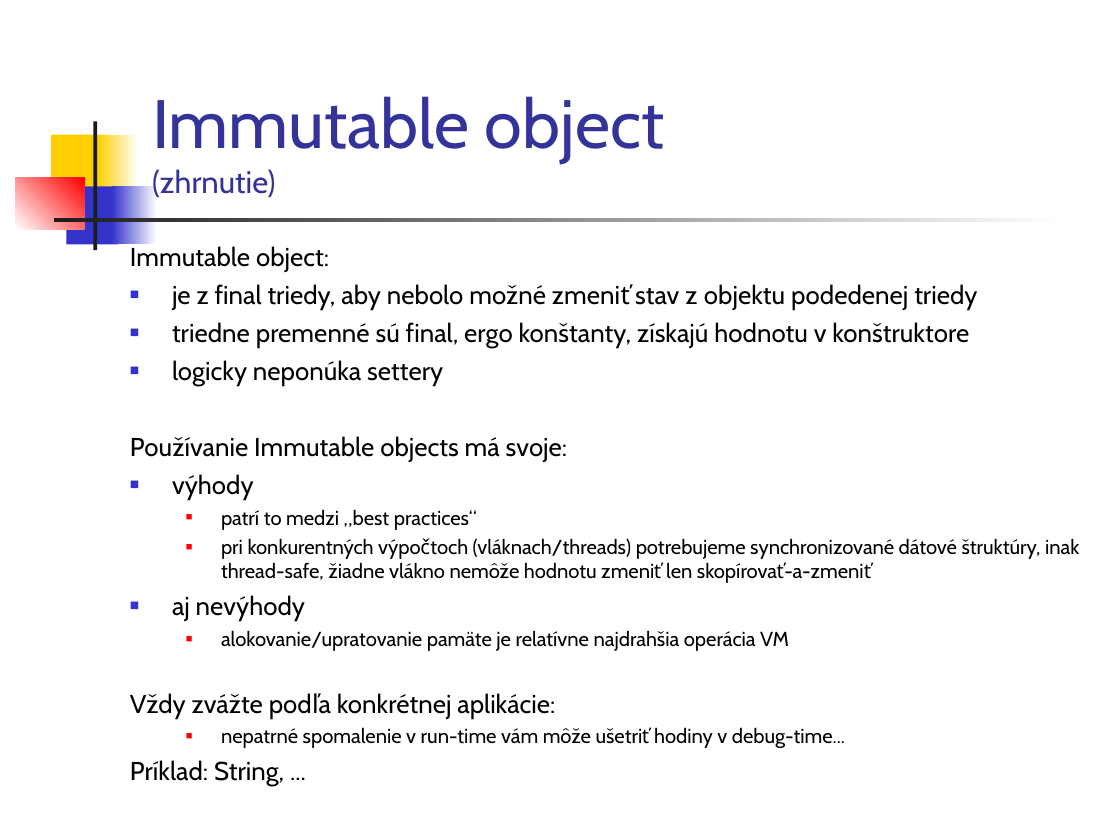
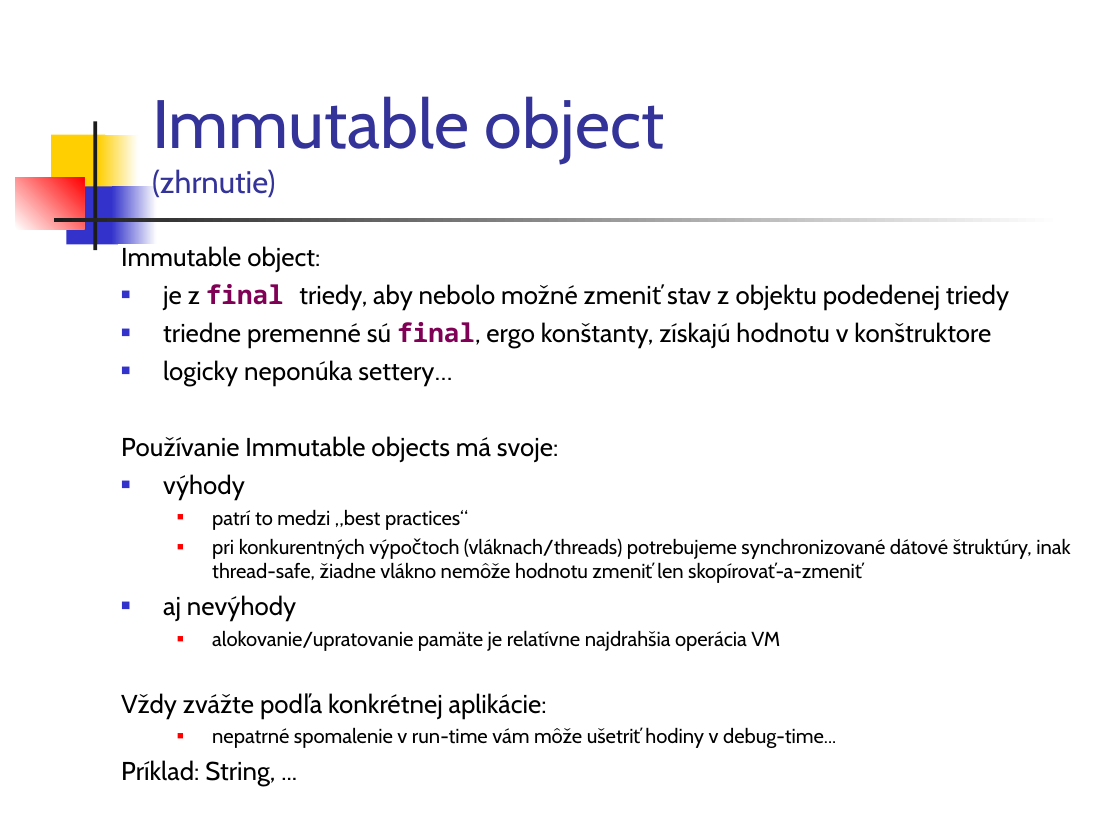
Before and after one commit to Programovanie4/Prednasky, a slide deck: slide 22 of 04/04_java.ppt. Drawn at 1120x840 pixels with LibreOffice and Linux fonts; fonts in the diff are those of the drawing. Boxes give left, top, right and bottom in pixels: in the first picture for what was removed or moved away, otherwise in the second. Text is boxed around its words. In the diff, an @@ line names an element or a change of style, - is before the commit and + after.

```diff
--- a/04/04_java.ppt
+++ b/04/04_java.ppt
@@ text "Immutable object:": place and size @@
-text "Immutable object:" at (130, 246, 1079, 786)
+text "Immutable object:" at (121, 246, 1070, 786)
@@ text at (163, 284, 1009, 347): font Cabin to Noto Sans Mono, text colour #000000 to #7F0055, bold on in "final", "final," @@
@@ text at (163, 360, 452, 385): text changed @@
-■ logicky neponúka settery
+■ logicky neponúka settery…
```
Also in this commit, not shown: 6 other slides changed, 1 slide added, 4 other files.
